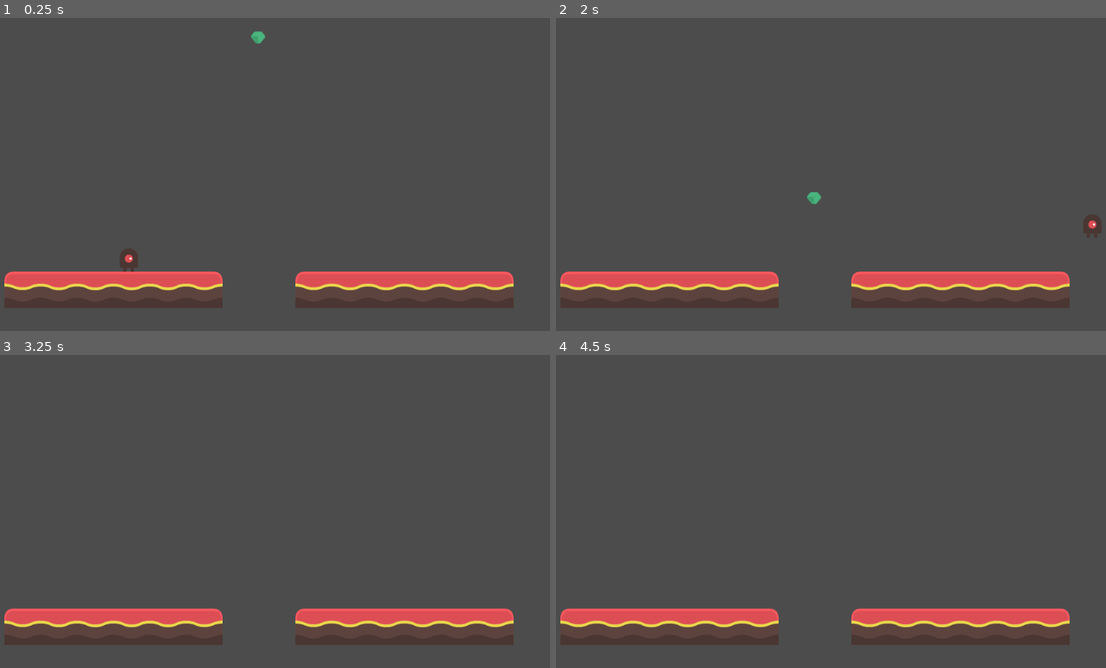
Above: before the commit, frames 1-4 (two rows, left to right).
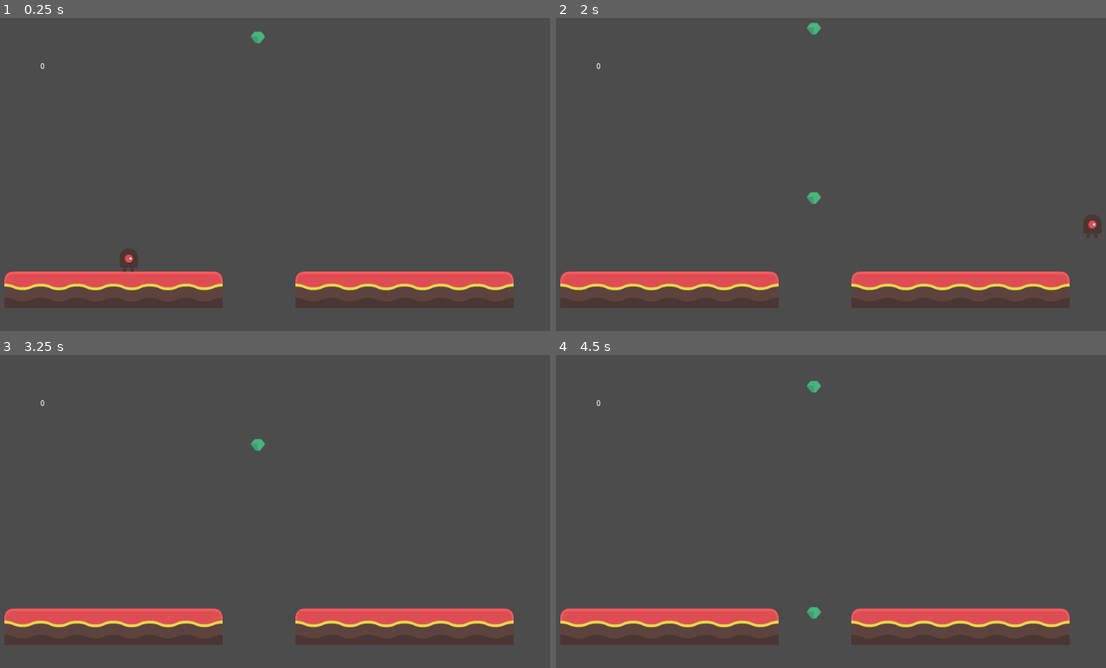
Above: after the commit, the same moments.

Repository: ben-gillott/platformer-prototype
Game: Godot game, scene res://Game.tscn
Same seed, same stepped clock (60 frames per second), same inputs: the game is played once before the commit and once after it.
Inputs:
- Up to frame 1 (0.25 s): no input
- Up to frame 2 (2 s): hold Right (walk_right) from 0.53 s (still down); tap Up (jump) at 0.77, 1.52 s
- Up to frame 3 (3.25 s): release Right (walk_right) at 2.03 s; hold A (walk_left) 2.03-2.78 s; hold Right (walk_right) from 2.78 s (still down); tap Up (jump) at 3.02 s
- Up to frame 4 (4.5 s): tap Enter at 3.5 s; tap Up (jump) at 3.77 s; release Right (walk_right) at 4.28 s; hold A (walk_left) from 4.28 s (still down)

The runs differ from the first frame. In frame 1, less than 0.1% of the frame differs, in the area x 7-49%, y 4-17%; in frame 2, less than 0.1%; in frame 3, less than 0.1%; in frame 4, 0.2%, in the area x 7-49%, y 8-85%.

Commit message:
ui working and score bugfix

Diff:
--- a/GameOne/Coin.gd
+++ b/GameOne/Coin.gd
@@ -9,7 +9,6 @@
 # Called when the node enters the scene tree for the first time.
 func _ready():
 	position.y = 20
-	print("started")
 	pass # Replace with function body.
 
 var gravityVal = 100
--- a/GameOne/CoinManager.gd
+++ b/GameOne/CoinManager.gd
@@ -5,6 +5,9 @@
 
 var coin = preload("res://Coin.tscn")
 
+func _updateScoreUI(var newScore):
+	var ScoreUINode = get_parent().get_node("ScoreCounter/UI/Control/RichTextLabel")
+	ScoreUINode.text = str(newScore)
 
 func _spawnCoin():
 	#var coinClone = Area2D.new()
@@ -20,18 +23,17 @@
 	pass
 
 var timer = 0;
-var spawnRate = 1;
+var spawnRate = 2;
 
 func _process(delta):
 	timer += delta
 	if timer > spawnRate:
 		timer = 0
-		print("time hit")
+		_spawnCoin()
 
 #When the player hits a coin
 func _on_Player_area_entered(area):
-	#if area.name == "Coin":
-		score += 1
-		print(score)
-		area.free()
-		#_spawnCoin()
+	score += 1
+	print(score)
+	_updateScoreUI(score)
+	area.queue_free()
--- a/GameOne/Game.tscn
+++ b/GameOne/Game.tscn
@@ -1,8 +1,7 @@
-[gd_scene load_steps=14 format=2]
+[gd_scene load_steps=13 format=2]
 
 [ext_resource path="res://CoinManager.gd" type="Script" id=1]
 [ext_resource path="res://tilesheet_complete.png" type="Texture" id=2]
-[ext_resource path="res://Coin.tscn" type="PackedScene" id=3]
 [ext_resource path="res://KinematicBody2D.gd" type="Script" id=4]
 [ext_resource path="res://enemyWalking_2.png" type="Texture" id=5]
 
@@ -157,7 +156,26 @@
 [node name="CoinManager" type="Node2D" parent="."]
 script = ExtResource( 1 )
 
-[node name="Coin" parent="CoinManager" instance=ExtResource( 3 )]
-position = Vector2( 510.494, -23.4229 )
+[node name="ScoreCounter" type="Node2D" parent="."]
+
+[node name="UI" type="CanvasLayer" parent="ScoreCounter"]
+
+[node name="Control" type="Control" parent="ScoreCounter/UI"]
+margin_right = 40.0
+margin_bottom = 40.0
+__meta__ = {
+"_edit_use_anchors_": false
+}
+
+[node name="RichTextLabel" type="RichTextLabel" parent="ScoreCounter/UI/Control"]
+margin_left = 127.0
+margin_top = 80.0
+margin_right = 206.0
+margin_bottom = 144.0
+text = "0
+"
+__meta__ = {
+"_edit_use_anchors_": false
+}
 
 [connection signal="area_entered" from="Player/Area2D" to="CoinManager" method="_on_Player_area_entered"]
